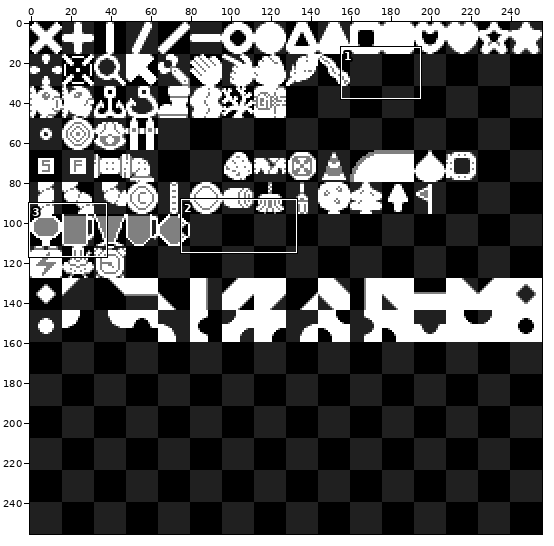
Pixel-art file, stored at framework/glyphs.ase. Above, an overview of the earlier version with the close-up marked.
Close-up. The starting point:
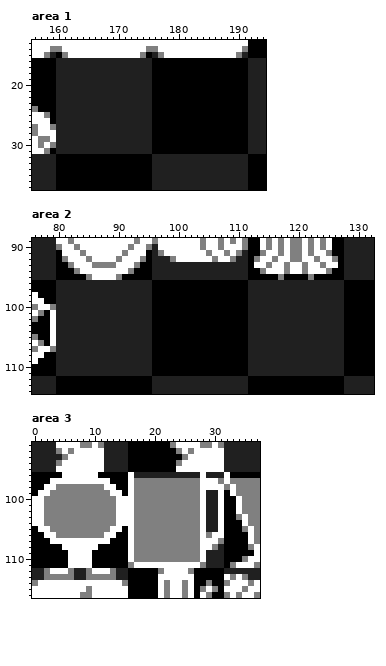
256x256 pixels, 1 frame. Shown: area 1: x 156..194, y 13..37; area 2: x 76..132, y 89..114; area 3: x 0..37, y 91..116.
Now the later version:
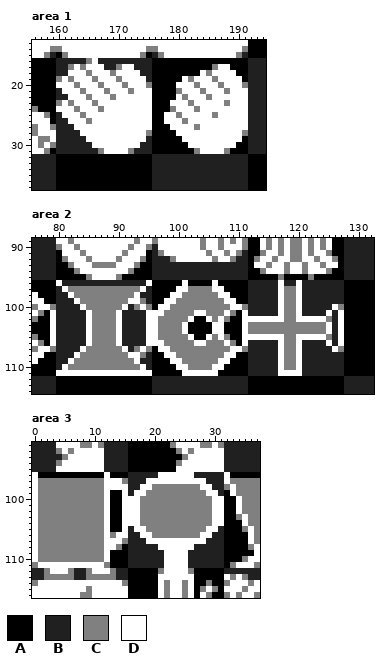
Palette (. is transparent): A #000000  B #202020  C #808080  D #ffffff
Edits made:
Changed rows in their new state; - is an unchanged pixel.
Area 1, layer "main":
first column x 160:
16 -----CD-------------------------
17 --CDCDDD--CDD-------------CDD---
18 --DDDCDDDCDDDD----------DCDDDD--
19 CDCDDDCDDDCDDDD------DCDDDCDDDD-
20 DDDCDDDCDDDCDDDC----DDDCDDDCDDDC
21 -DDDCDDDCDDDCDDD----CDDDCDDDCDDD
22 --DDDCDDDCDDDDDD----DCDDDCDDDDDD
23 CDCDDDCDDDDDDDDD---DDDCDDDDDCDDD
24 DDDCDDDCDDDDDDDD---CDDDCDDDDDDDD
25 -DDDCDDDDDDDDDDD--DDCDDDDDCDDDDD
26 --DDDCDDDDDDDDDD--DDDCDDDDDDDDDD
27 ---DDDDDDDDDDDDD---DDDDCDDDDDDDD
28 ----DDDDDDDDDDDC----DDDDDDDDDDDC
29 -----DDDDDDDDDD------DDDDDDDDDD-
30 ------DDDDDDDD--------DDDDDDDD--
31 -------CDDDDC----------CDDDDC---
Area 2, layer "main":
first column x 80:
 96 D--------------D-----D----D----------D--D-------
 97 -DCCCCCCCCCCCCD-----DDCCCCDD---------DCCD-------
 98 --DCCCCCCCCCCD-----DDCCCCCCDD--------DCCD-------
 99 ---DCCCCCCCCDDC---DDCCCCCCCCDD-------DCCD-------
100 ----DCCCCCCD-CDC-DDCCCCCCCCCCDDC-----DCCD-----DC
101 -----DCCCCD----DDDCCCCCDDCCCDC-D-----DCCD----D-D
102 -----DCCCCD----DDCCCCCD--DCDC--DDDDDDDCCDDDDDC-D
103 -----DCCCCD----DDCCCCD----DD---DCCCCCCCCCCCCCD-D
104 -----DCCCCD----DDCCCCD----DD---DCCCCCCCCCCCCCD-D
105 -----DCCCCD----DDCCCCCD--DCDC--DDDDDDDCCDDDDDC-D
106 -----DCCCCD----DDDCCCCCDDCCCDC-D-----DCCD----D-D
107 ----DCCCCCCD-CDC-DDCCCCCCCCCCDDC-----DCCD-----DC
108 ---DCCCCCCCCDDC---DDCCCCCCCCDD-------DCCD-------
109 --DCCCCCCCCCCD-----DDCCCCCCDD--------DCCD-------
110 -DCCCCCCCCCCCCD-----DDCCCCDD---------DCCD-------
111 DDDDDDDDDDDDDDDD-----DDDDDD----------DDDD-------
Area 3, layer "main":
first column x 0:
 96 D----AAAAAA-D---B----DDDDDD-B---
 97 DCCCCCCCCCCC-DDCBBBDDDDDDDDD-BBB
 98 DCCC----------DDBBDD----------BB
 99 DCC---------DAADBDD---------CDDB
100 -C----------DAA--D----------CCD-
101 -C----------DAA--D----------CCD-
102 -C----------DAA--D----------CCD-
103 -C----------DAA--D----------CCD-
104 -C----------DAA--D----------CCD-
105 DCC---------DAADBDD---------CDDB
106 DCCC---------CDDBBDD---------DBB
107 DCCCCCCCCCCC-DDCBBBDDDDDDDDD-BBB
108 DCCCCCCCCCCCDDC-BBBBBDDDDDDBBBB-
109 DCCCCCCCCCCCD---BBBBBBDDDDBBB---
110 DCCCCCCCCCCCD---BBBBBBDDDDBBB---
111 CDDDDD----DDC---BBBBBB----BBB---
Changed places in both close-ups, as pixel boxes (x1, y1, x2, y2):
changed: (56, 58, 248, 154)
changed: (56, 280, 344, 376)
changed: (32, 472, 224, 568)
